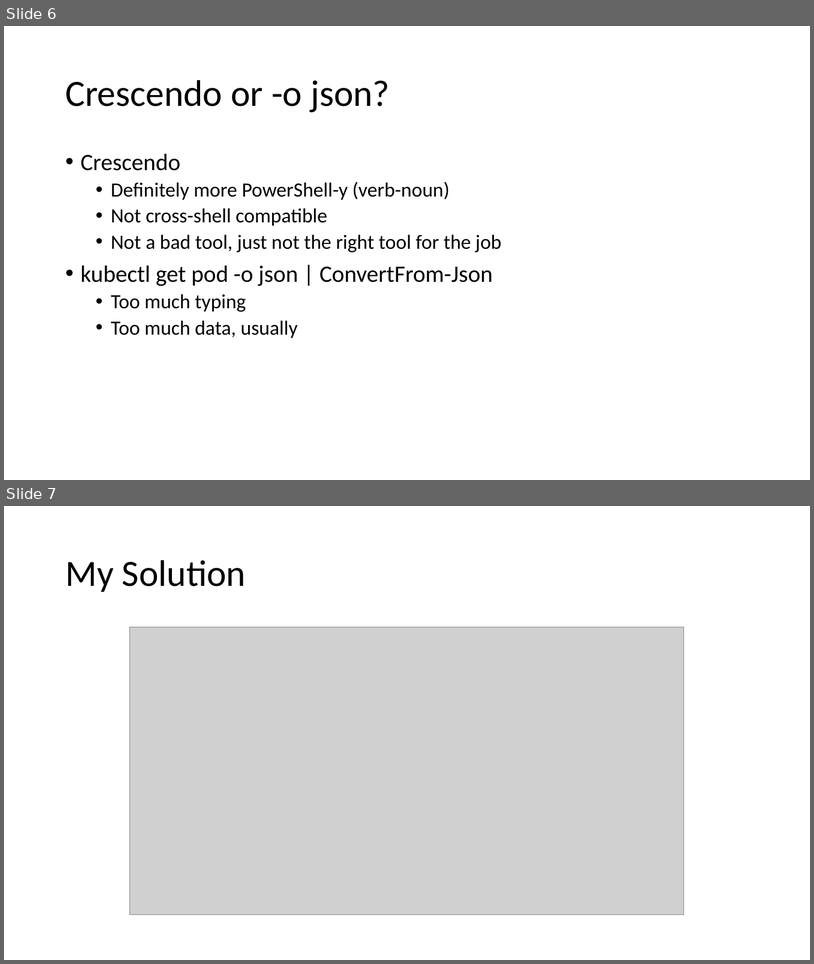
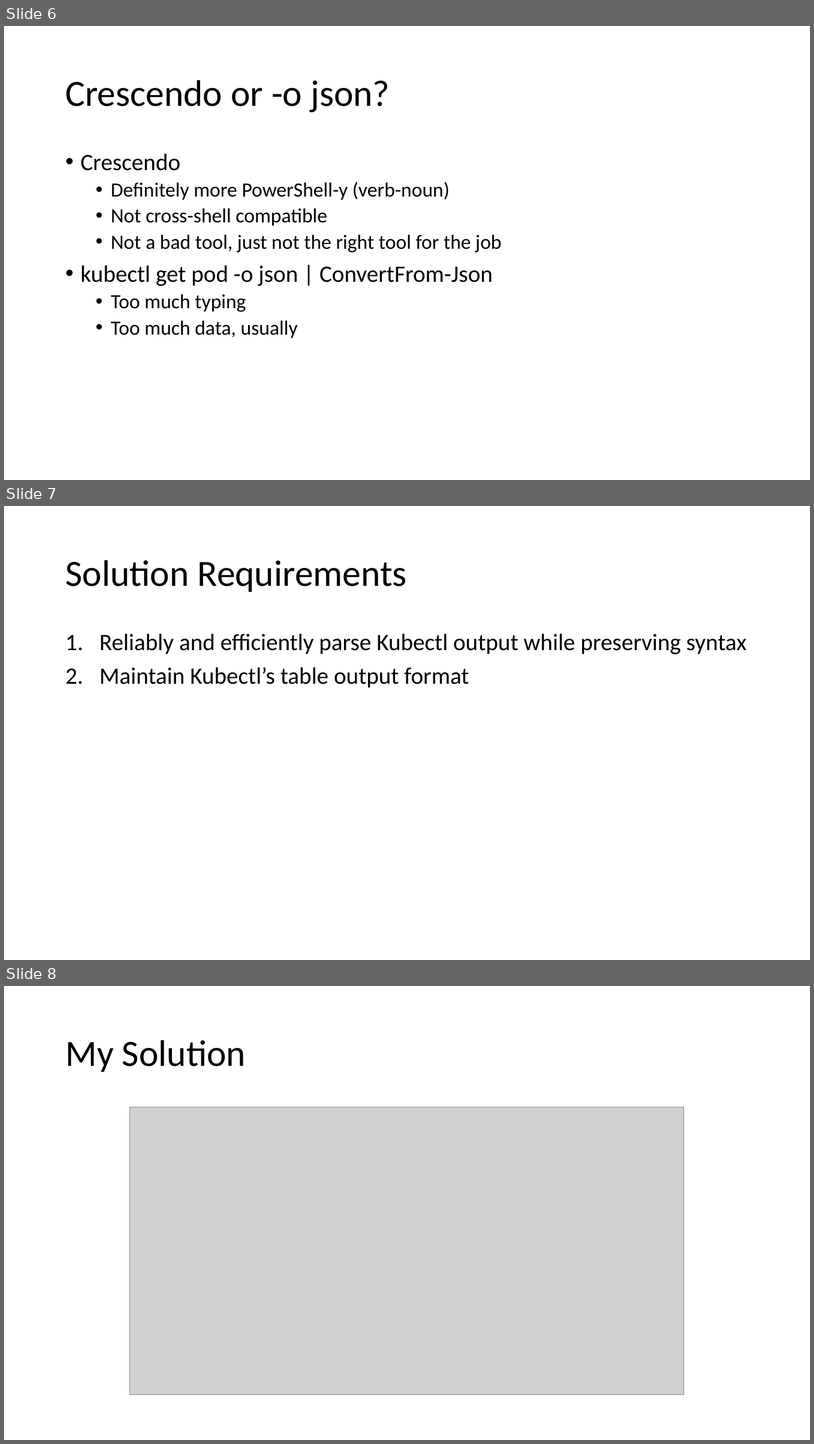
Before and after one commit to ThePoShWolf/Sessions, a slide deck: 2023-04-27 - Making Kubectl PowerShell friendly/PowerShell Summit 2023 - Making Kubectl PowerShell friendly.pptx. Shown one above the other, each under a label of ours: slides 6 and 7 before the commit, slides 6, 7 and 8 after it. The pictures are 814x964 and 814x1444 pixels, drawn with LibreOffice and Linux fonts; fonts in the diff are those of the drawing; grey boxes stand for pictures; background and template pictures are left out. Boxes give left, top, right and bottom in pixels: in the first picture for what was removed or moved away, otherwise in the second. Text is boxed around its words. In the diff, an @@ line names an element or a change of style, - is before the commit and + after.

```diff
--- a/2023-04-27 - Making Kubectl PowerShell friendly/PowerShell Summit 2023 - Making Kubectl PowerShell friendly.pptx
+++ b/2023-04-27 - Making Kubectl PowerShell friendly/PowerShell Summit 2023 - Making Kubectl PowerShell friendly.pptx
@@ slide 7 added at bbox=[4, 506, 810, 960], background picture (left out) @@
@@ title added at bbox=[65, 560, 407, 592], 44 pt, text #000000 @@
+Solution Requirements
@@ text added at bbox=[99, 633, 747, 688], 28 pt, text #000000 @@
+1. Reliably and efficiently parse Kubectl output while preserving syntax
+2. Maintain Kubectl’s table output format
@@ what was slide 7 is now slide 8 @@
```
Also in this commit, not shown: 1 slide changed, 4 other slides added.
